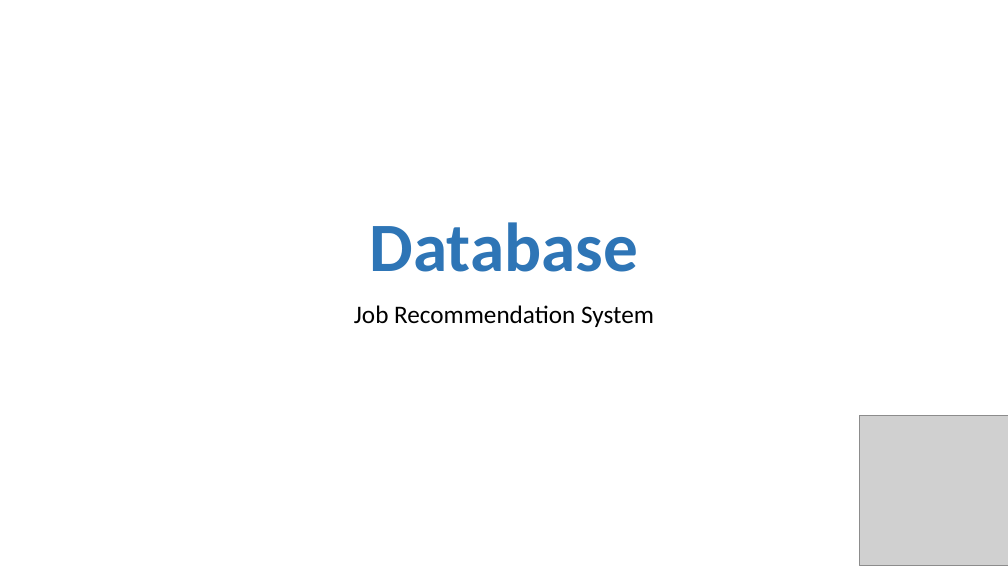
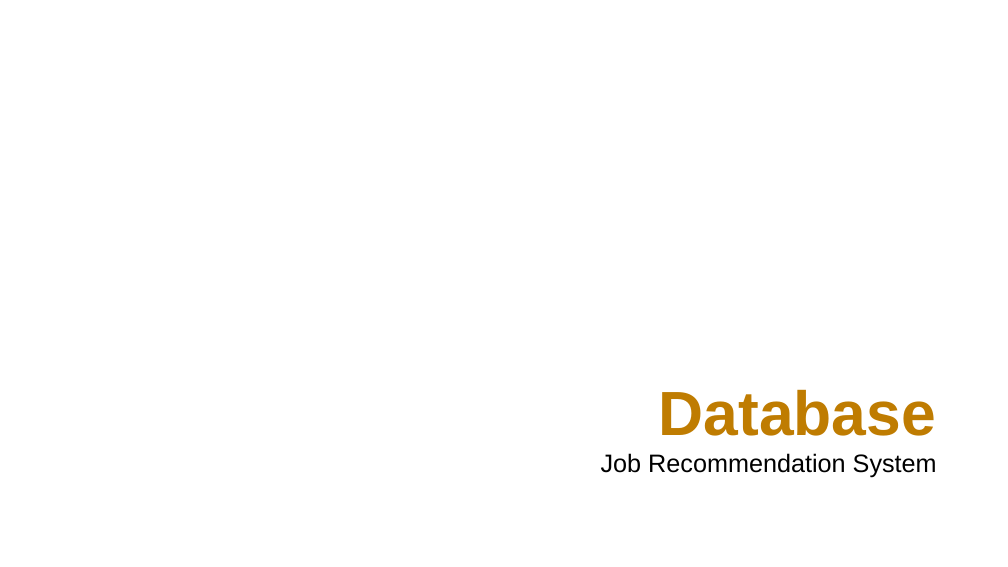
Before and after one commit to luanft/web-feedback-system, a slide deck: slide 1 of Document/slide/Database.pptx. Drawn at 1008x567 pixels with LibreOffice and Linux fonts; fonts in the diff are those of the drawing; grey boxes stand for pictures; background and template pictures are left out. Boxes give left, top, right and bottom in pixels: in the first picture for what was removed or moved away, otherwise in the second. Text is boxed around its words. In the diff, an @@ line names an element or a change of style, - is before the commit and + after.

```diff
--- a/Document/slide/Database.pptx
+++ b/Document/slide/Database.pptx
@@ title "Database": place and size @@
-title "Database" at (370, 222, 638, 272)
+title "Database" at (659, 389, 936, 436)
@@ title "Database" at (659, 389, 936, 436): size 66 to 59.4 pt, font Calibri to Arial, text colour #2E75B6 to #BE7C01; alignment centre to right; line spacing 0.9 to 1.1; vertical alignment bottom to middle @@
@@ picture removed at (860, 416, 1008, 566) @@
@@ subtitle "Job Recommendation System": place and size @@
-subtitle "Job Recommendation System" at (354, 305, 654, 327)
+subtitle "Job Recommendation System" at (601, 453, 937, 477)
@@ subtitle "Job Recommendation System" at (601, 453, 937, 477): font Calibri to Arial; alignment centre to right; line spacing 0.9 to 1 @@
```
Also in this commit, not shown: 3 other slides changed, 4 slides added.
